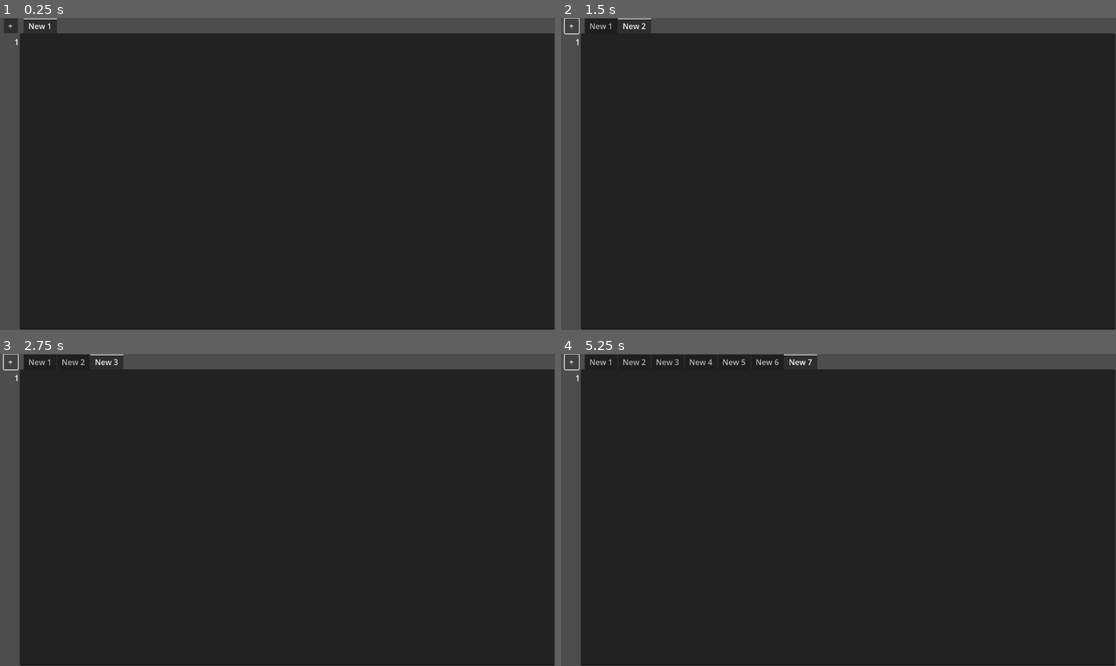
Above: before the commit, frames 1-4 (two rows, left to right).
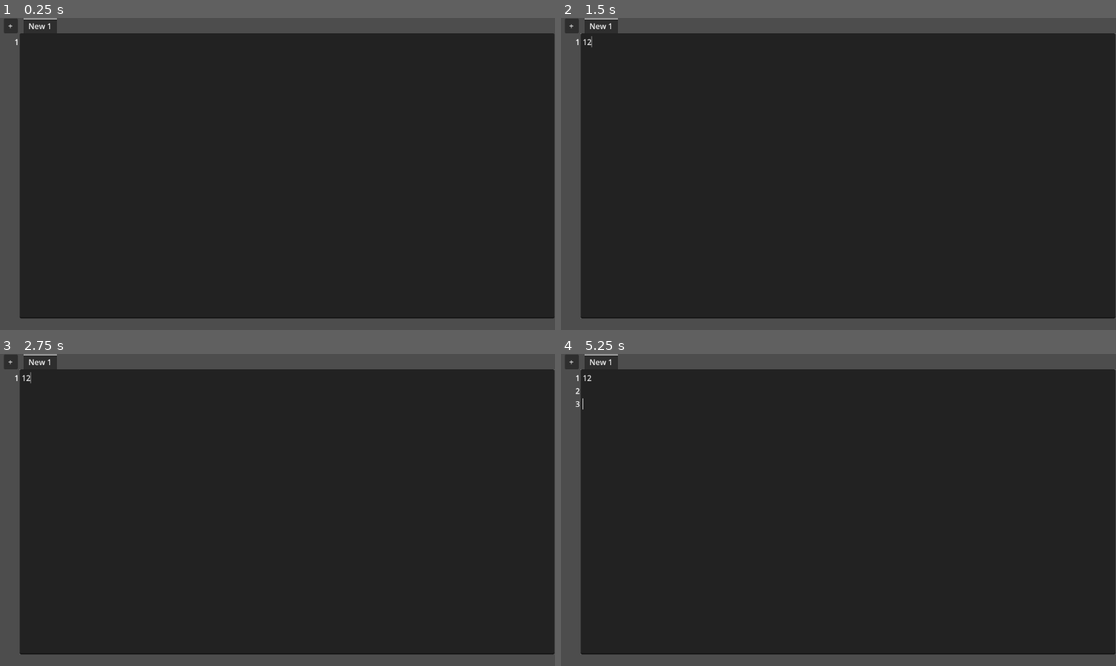
Above: after the commit, the same moments.

Repository: JacobMundy/Worst-Editor
Game: Godot game, scene res://Main.tscn
Same seed, same stepped clock (60 frames per second), same inputs: the game is played once before the commit and once after it.
Inputs (mouse positions are in pixels of both pictures, inside the frame that each line leads up to):
- Up to frame 1 (0.25 s): no input
- Up to frame 2 (1.5 s): click (849, 180) at 0.52 s; type "12" at 0.6 s; click "+" at 1.25 s
- Up to frame 3 (2.75 s): click "+" at 2 s
- Up to frame 4 (5.25 s): click "+" at 2.75 s; tap Enter at 3.5, 5 s; hold Ctrl 3.53-4.28 s; tap Space at 4.25 s; tap Ctrl at 4.35 s; hold Ctrl from 5.03 s (still down)

The runs differ from the first frame. In frame 1, 3.2% of the frame differs, in the area x 3-100%, y 96-100%; in frame 2, 3.6%; in frame 3, 3.9%; in frame 4, 5.0%, in the area x 0-100%, y 0-100%.

Commit message:
scene changes
window added
word counter type changed
offsets changed

Diff:
--- a/Main.tscn
+++ b/Main.tscn
@@ -1,9 +1,11 @@
-[gd_scene load_steps=5 format=3 uid="uid://rxlgjbf6325h"]
+[gd_scene load_steps=7 format=3 uid="uid://rxlgjbf6325h"]
 
 [ext_resource type="Script" path="res://Main.gd" id="1_5tgg4"]
 [ext_resource type="Script" path="res://TabContainer.gd" id="2_n6c4u"]
 [ext_resource type="Script" path="res://PopupControl.gd" id="3_700oh"]
+[ext_resource type="Script" path="res://WordCounter.gd" id="3_ltlx6"]
 [ext_resource type="Script" path="res://LineCounter.gd" id="4_cdwkw"]
+[ext_resource type="Script" path="res://CommandPalette.gd" id="5_axf3m"]
 
 [node name="Main" type="Node2D"]
 script = ExtResource("1_5tgg4")
@@ -19,18 +21,13 @@
 offset_left = 41.0
 offset_top = 1.0
 offset_right = 1151.0
-offset_bottom = 647.0
-tooltip_text = "+
+offset_bottom = 624.0
+tooltip_text = "
 "
 script = ExtResource("2_n6c4u")
 
 [node name="New 1" type="TextEdit" parent="TabContainer"]
 layout_mode = 2
-
-[node name="WordCounter" type="Label" parent="."]
-offset_top = 624.0
-offset_right = 1.0
-offset_bottom = 647.0
 
 [node name="ChangeFileNameWindow" type="Window" parent="."]
 title = "Change File Name"
@@ -95,7 +92,7 @@
 offset_right = 40.0
 offset_bottom = 645.0
 bbcode_enabled = true
-text = "1"
+text = "0"
 shortcut_keys_enabled = false
 drag_and_drop_selection_enabled = false
 script = ExtResource("4_cdwkw")
@@ -112,3 +109,30 @@
 size = Vector2i(700, 350)
 ok_button_text = "Open"
 file_mode = 0
+
+[node name="CommandPalette" type="Window" parent="."]
+title = "Command Palette"
+position = Vector2i(330, 205)
+size = Vector2i(590, 350)
+visible = false
+script = ExtResource("5_axf3m")
+
+[node name="SearchPalette" type="LineEdit" parent="CommandPalette"]
+offset_right = 590.0
+offset_bottom = 36.25
+caret_blink = true
+
+[node name="CommandList" type="Tree" parent="CommandPalette"]
+offset_top = 37.76
+offset_right = 590.0
+offset_bottom = 357.76
+
+[node name="WordCounter" type="RichTextLabel" parent="."]
+anchors_preset = 15
+anchor_right = 1.0
+anchor_bottom = 1.0
+offset_right = 417.0
+offset_bottom = 30.0
+grow_horizontal = 2
+grow_vertical = 2
+script = ExtResource("3_ltlx6")
